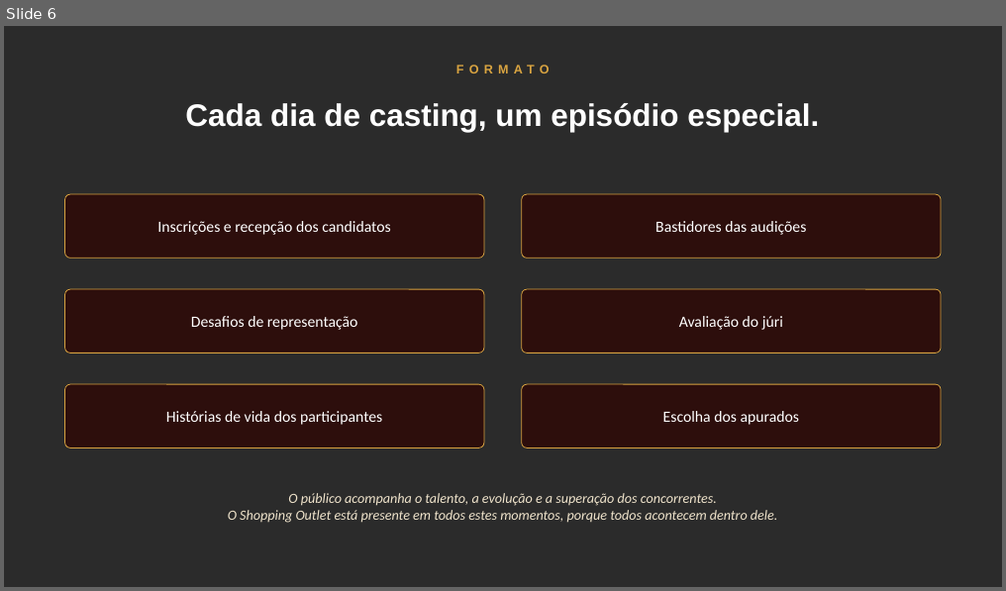
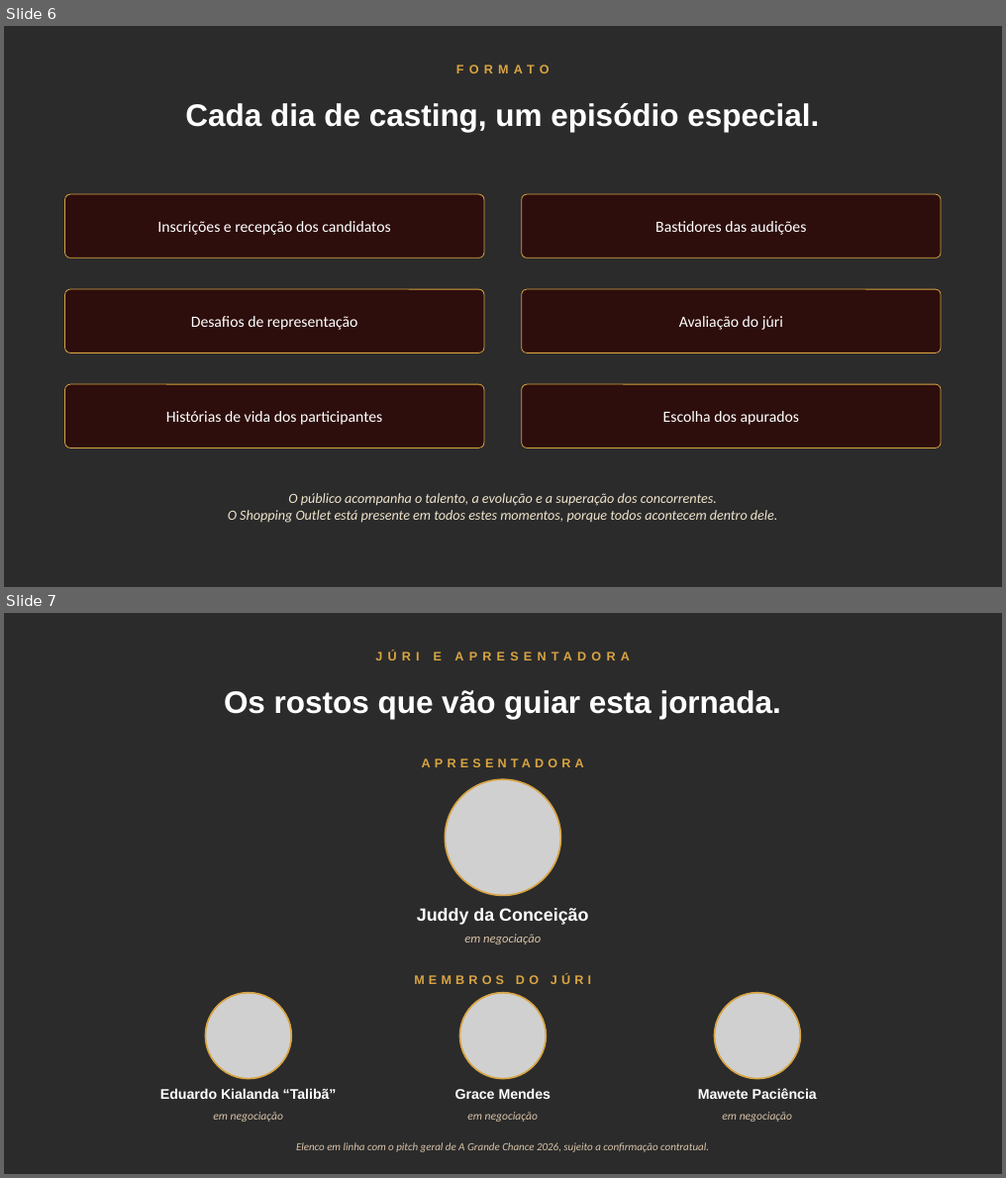
Before and after one commit to smvelloso/Redegirassol, a slide deck: projectos/A-Grande-Chance-2026-Shopping-Outlet.pptx. Shown one above the other, each under a label of ours: slide 6 before the commit, slides 6 and 7 after it. The pictures are 1006x591 and 1006x1178 pixels, drawn with LibreOffice and Linux fonts; fonts in the diff are those of the drawing; grey boxes stand for pictures; background and template pictures are left out; a plain dark background stands for a picture behind light text. Boxes give left, top, right and bottom in pixels: in the first picture for what was removed or moved away, otherwise in the second. Text is boxed around its words. In the diff, an @@ line names an element or a change of style, - is before the commit and + after.

```diff
--- a/projectos/A-Grande-Chance-2026-Shopping-Outlet.pptx
+++ b/projectos/A-Grande-Chance-2026-Shopping-Outlet.pptx
@@ slide 7 added at <box>4,613,1002,1174</box>, background picture (left out) @@
@@ text added at <box>434,652,442,661</box>, 12 pt, text #D9A441, bold @@
+JÚRI E APRESENTADORA
@@ text added at <box>224,690,781,719</box>, 30 pt, text #FFFFFF, bold @@
+Os rostos que vão guiar esta jornada.
@@ text added at <box>422,759,584,767</box>, 12 pt, text #D9A441, bold @@
+APRESENTADORA
@@ picture added at <box>445,780,561,896</box> @@
@@ ellipse added at <box>445,780,561,896</box>, outline #D9A441 1.5 pt @@
@@ text added at <box>417,908,588,925</box>, 17 pt, text #FFFFFF, bold @@
+Juddy da Conceição
@@ text added at <box>464,934,541,945</box>, 12 pt, text #D8C2A8, italic @@
+em negociação
@@ picture added at <box>205,993,291,1079</box> @@
@@ ellipse added at <box>205,993,291,1079</box>, outline #D9A441 1.5 pt @@
@@ text added at <box>414,974,591,984</box>, 12 pt, text #D9A441, bold @@
+MEMBROS DO JÚRI
@@ picture added at <box>460,993,546,1079</box> @@
@@ ellipse added at <box>460,993,546,1079</box>, outline #D9A441 1.5 pt @@
@@ picture added at <box>715,993,801,1079</box> @@
@@ ellipse added at <box>715,993,801,1079</box>, outline #D9A441 1.5 pt @@
@@ text added at <box>160,1088,337,1099</box>, 13.5 pt, text #FFFFFF, bold @@
+Eduardo Kialanda “Talibã”
@@ text added at <box>213,1112,283,1122</box>, 11 pt, text #D8C2A8, italic @@
+em negociação
@@ text added at <box>455,1088,551,1099</box>, 13.5 pt, text #FFFFFF, bold @@
+Grace Mendes
@@ text added at <box>467,1112,538,1122</box>, 11 pt, text #D8C2A8, italic @@
+em negociação
@@ text added at <box>698,1088,817,1099</box>, 13.5 pt, text #FFFFFF, bold @@
+Mawete Paciência
@@ text added at <box>722,1112,792,1122</box>, 11 pt, text #D8C2A8, italic @@
+em negociação
@@ text added at <box>296,1143,709,1153</box>, 10.5 pt, text #D8C2A8, italic @@
+Elenco em linha com o pitch geral de A Grande Chance 2026, sujeito a confirmação contratual.
```
Also in this commit, not shown: 1 other slide added, 1 other file.
